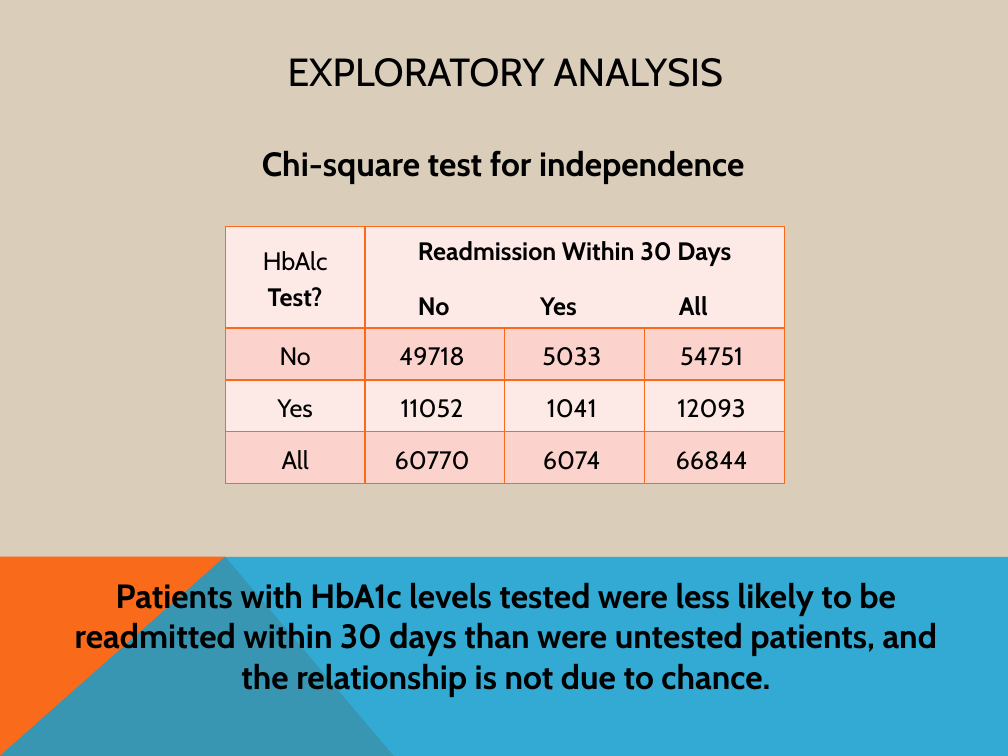
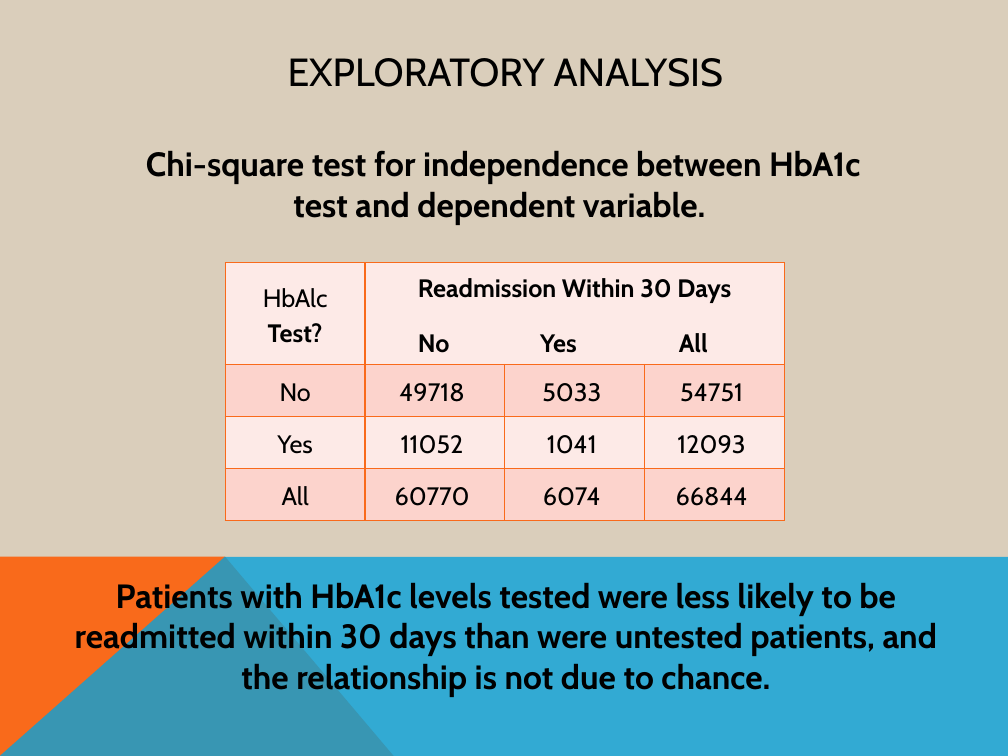
Before and after one commit to AOlden/sb-projects, a slide deck: slide 8 of diabetes_readmission/CP1_deck.pptx. Drawn at 1008x756 pixels with LibreOffice and Linux fonts; fonts in the diff are those of the drawing. Boxes give left, top, right and bottom in pixels: in the first picture for what was removed or moved away, otherwise in the second. Text is boxed around its words. In the diff, an @@ line names an element or a change of style, - is before the commit and + after.

```diff
--- a/diabetes_readmission/CP1_deck.pptx
+++ b/diabetes_readmission/CP1_deck.pptx
@@ text at (x1=146, y1=150, x2=860, y2=225): text changed @@
-Chi-square test for independence
+Chi-square test for independence between HbA1c test and dependent variable.
@@ table moved from (x1=225, y1=226, x2=785, y2=484) to (x1=225, y1=263, x2=785, y2=521) @@
```
Also in this commit, not shown: 9 other slides changed.
